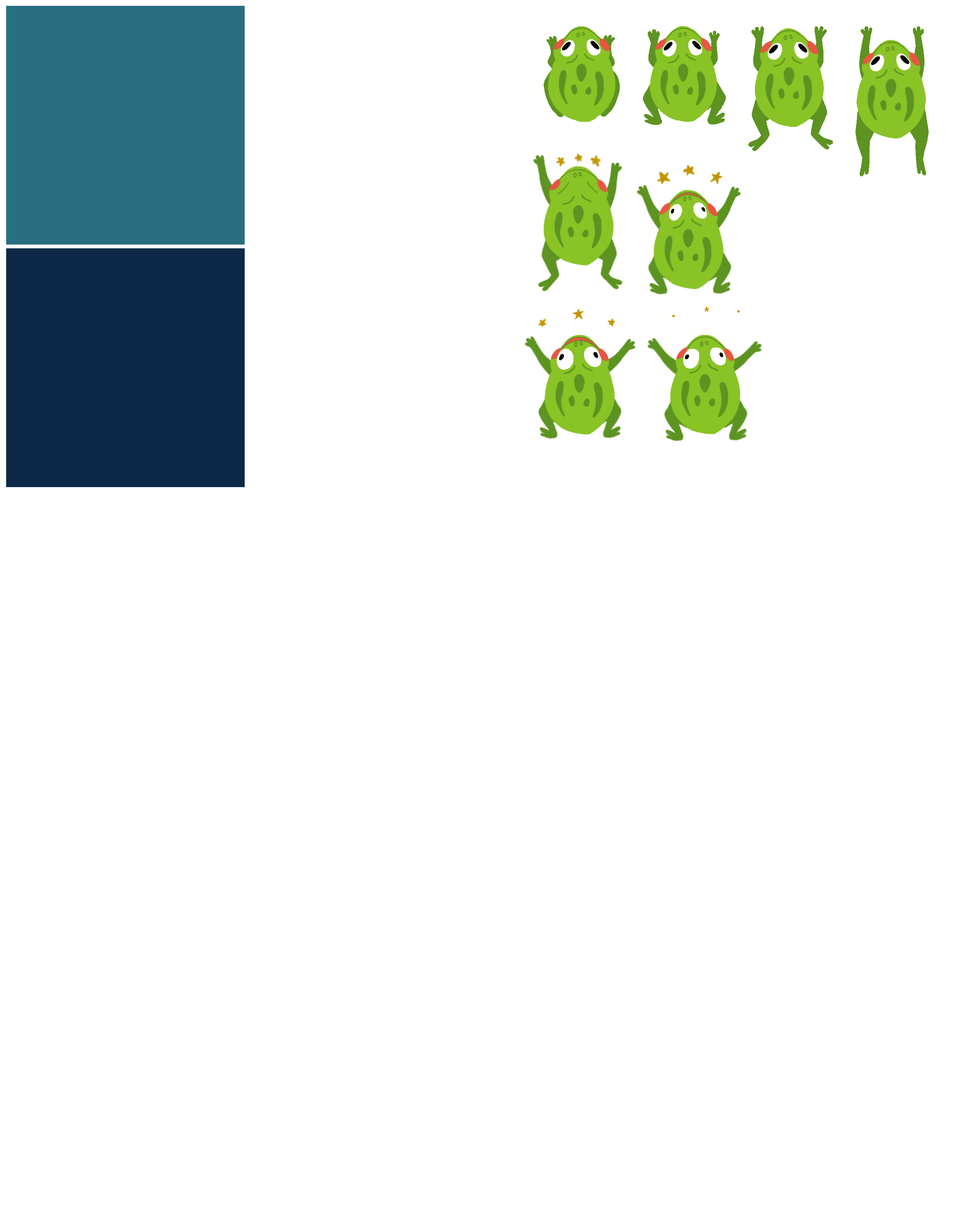
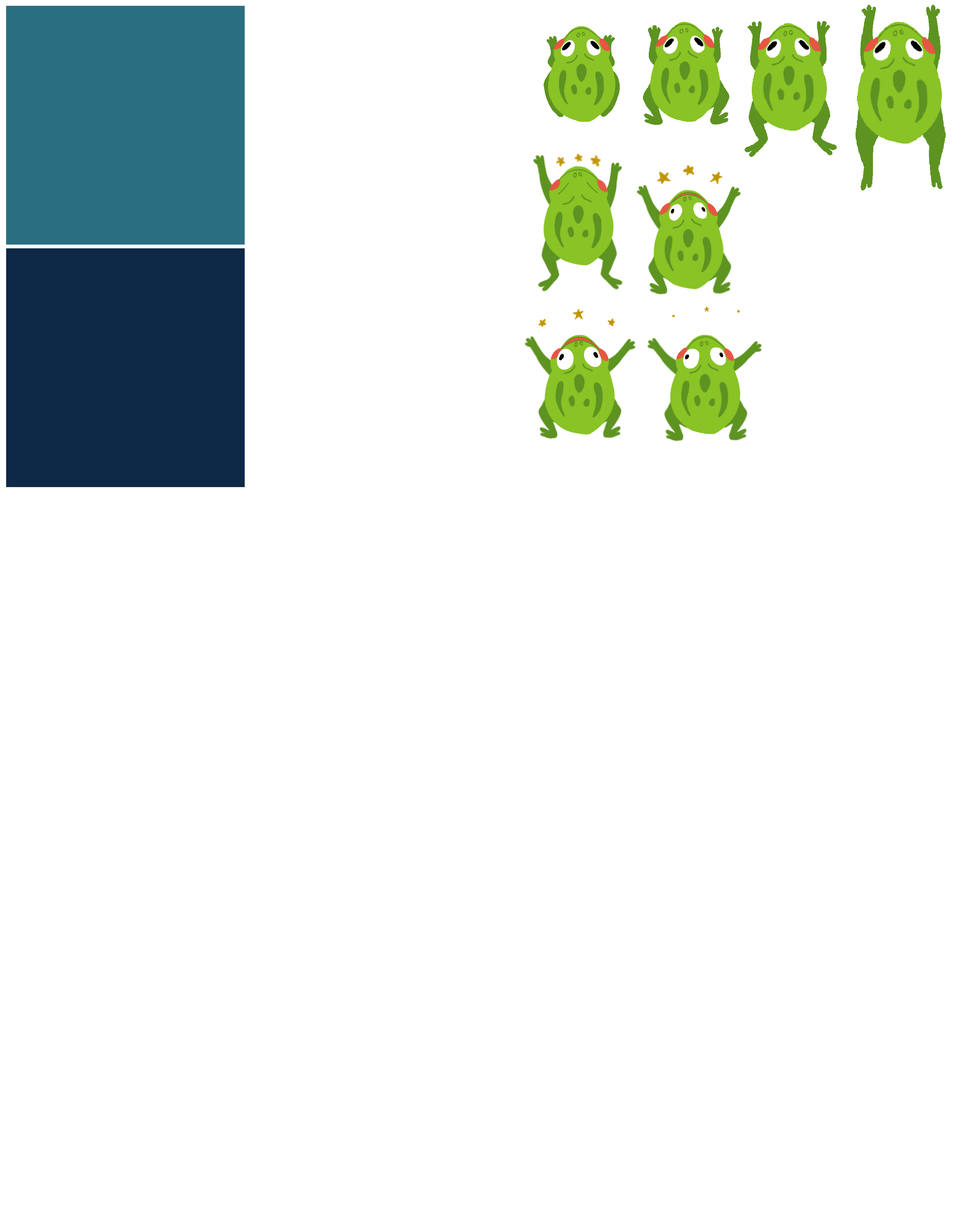
The second (961, 1228) image is a revision of the first. Changes to its layers:
painted on "Layer 17" over [642, 21, 729, 125]
painted on "Layer 16" over [744, 21, 837, 157]
painted on "Layer 15" over [855, 4, 946, 191]
